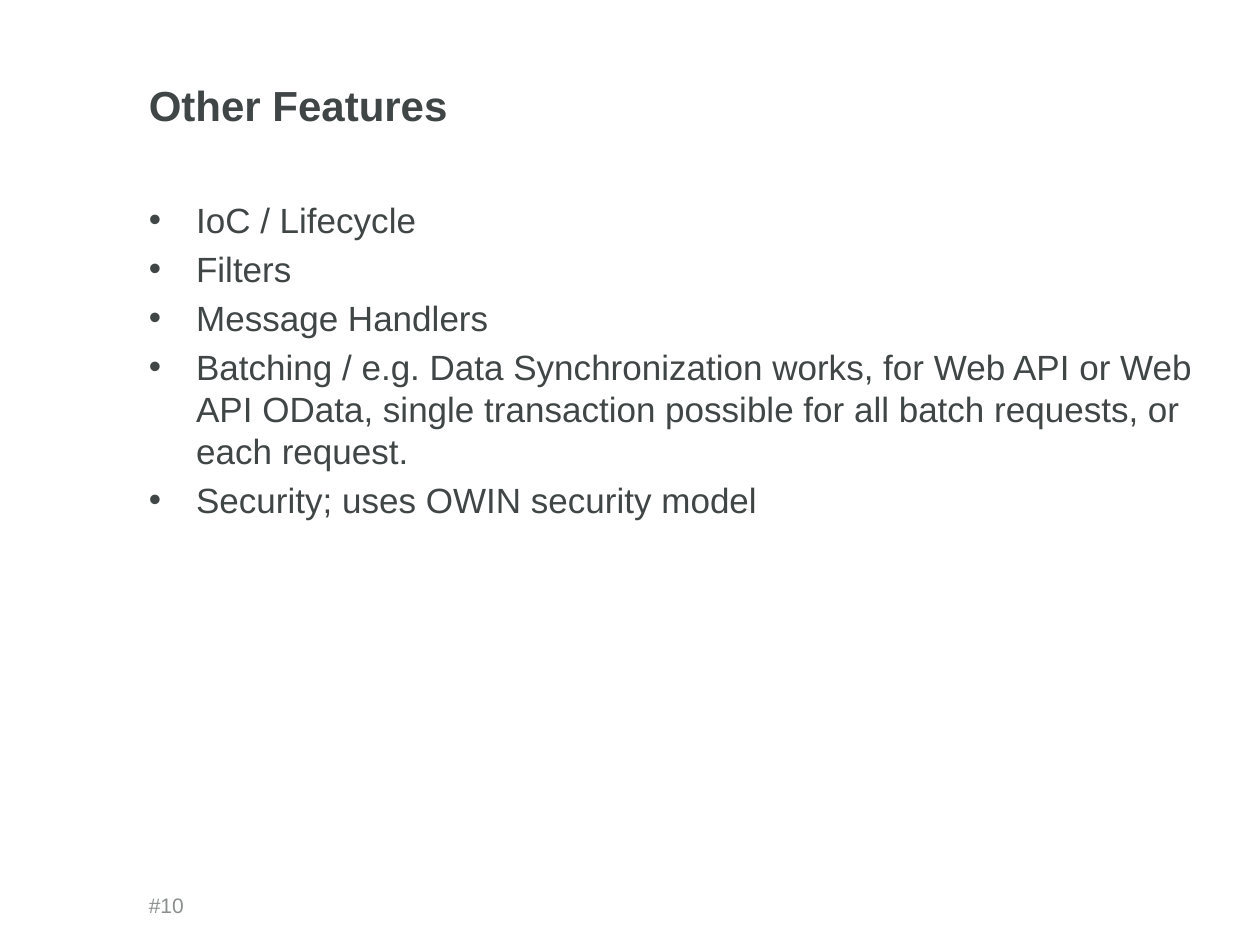
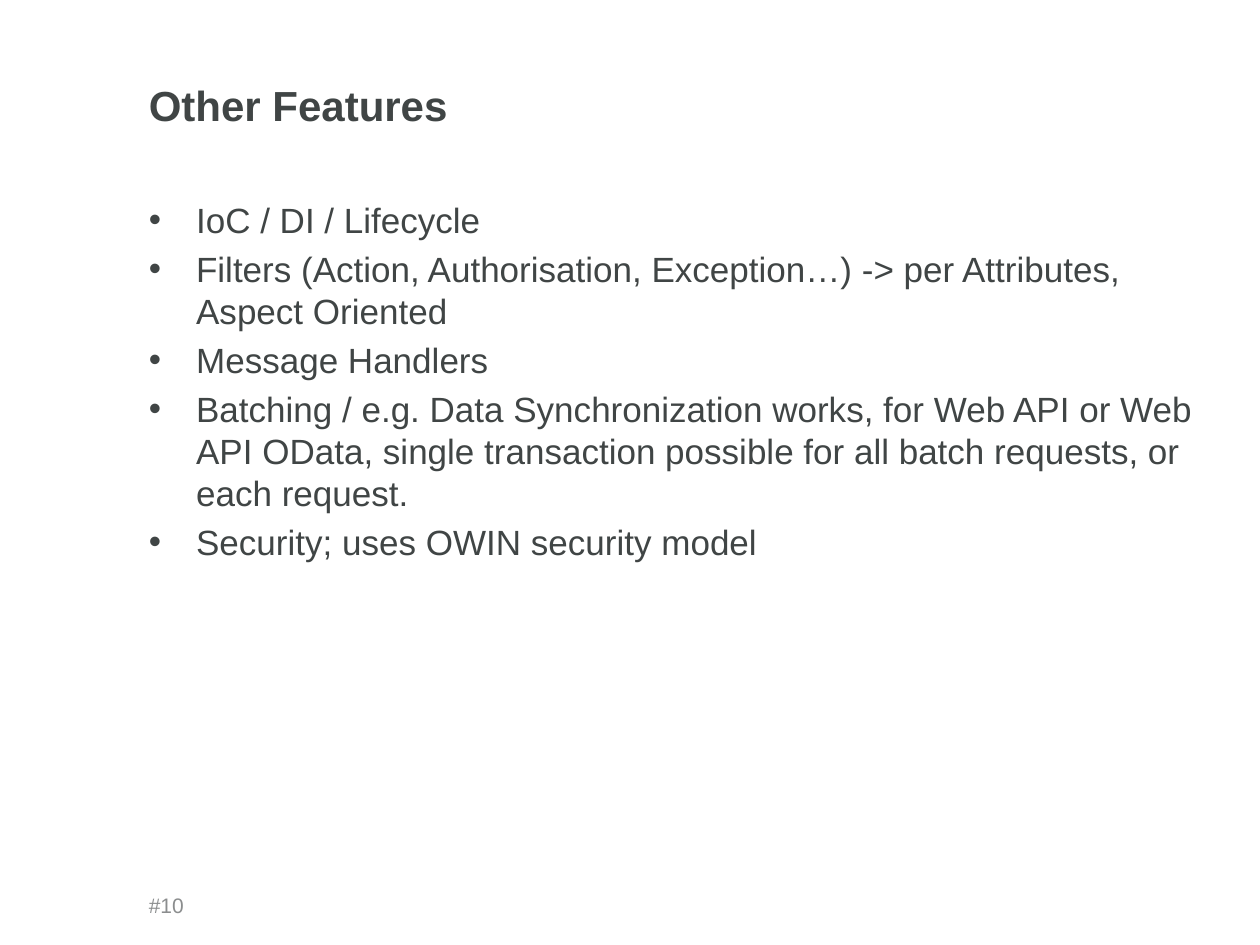
Before and after one commit to rfe-nosi/WebAPI, a slide deck: slide 10 of WebAPI_Short.pptx. Drawn at 1260x945 pixels with LibreOffice and Linux fonts; fonts in the diff are those of the drawing; background and template pictures are left out. Boxes give left, top, right and bottom in pixels: in the first picture for what was removed or moved away, otherwise in the second. Text is boxed around its words. In the diff, an @@ line names an element or a change of style, - is before the commit and + after.

```diff
--- a/WebAPI_Short.pptx
+++ b/WebAPI_Short.pptx
@@ text at [196,207,1120,331]: text changed @@
-• IoC / Lifecycle
-• Filters
+• IoC / DI / Lifecycle
+• Filters (Action, Authorisation, Exception…) -> per Attributes, Aspect Oriented
```
Also in this commit, not shown: 1 other slide changed.
